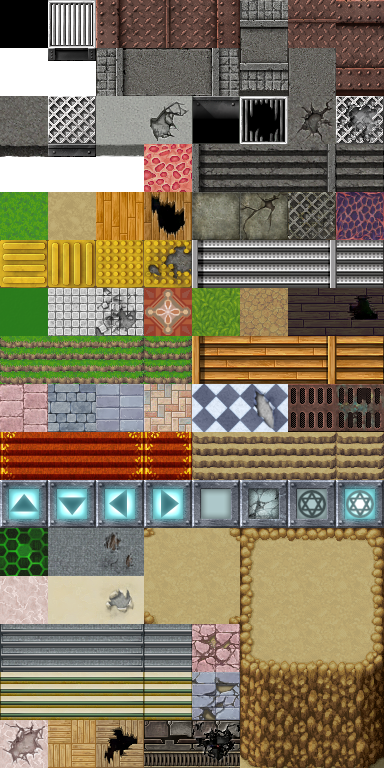
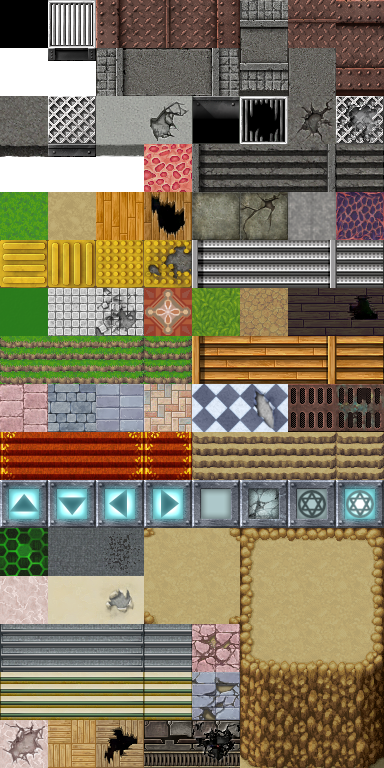
Layer changes from the first (384, 768) image to the second:
added group "Concrete floor" with 5 layers above "Darker Wood floor rip" over <box>288,192,336,240</box>
added layer "Layer 3" in group "Concrete floor" over <box>288,192,336,240</box>
added group "Darker Wood floor rip" with 3 layers above "Scratch Lab floor" over <box>96,528,144,576</box>
moved "Layer 2" into group "Darker Wood floor rip" over <box>96,528,144,576</box>
added group "Scratch Lab floor" with 2 layers above "Lab Floor" over <box>96,528,144,576</box>
added layer "Scratched lab floor darkener" (multiply) in group "Scratch Lab floor" over <box>96,528,144,576</box>
added layer "Scratched Lab Floor" in group "Scratch Lab floor" over <box>96,528,144,576</box>
added group "Lab Floor" with 1 layers above "Layer 1" over <box>48,528,96,576</box>
added layer "Lab floor darkener" (multiply) in group "Lab Floor" over <box>48,528,96,576</box>
